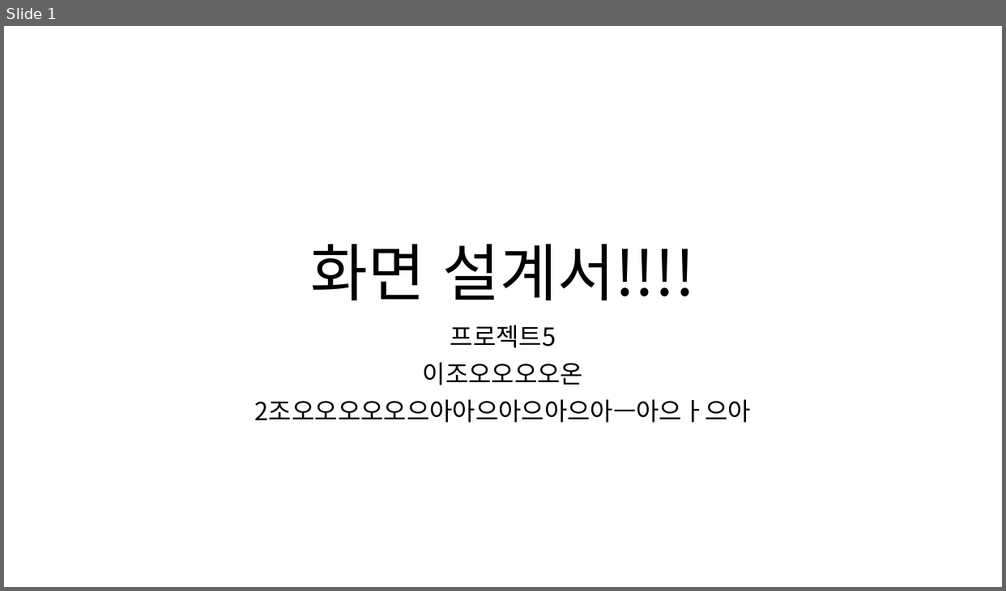
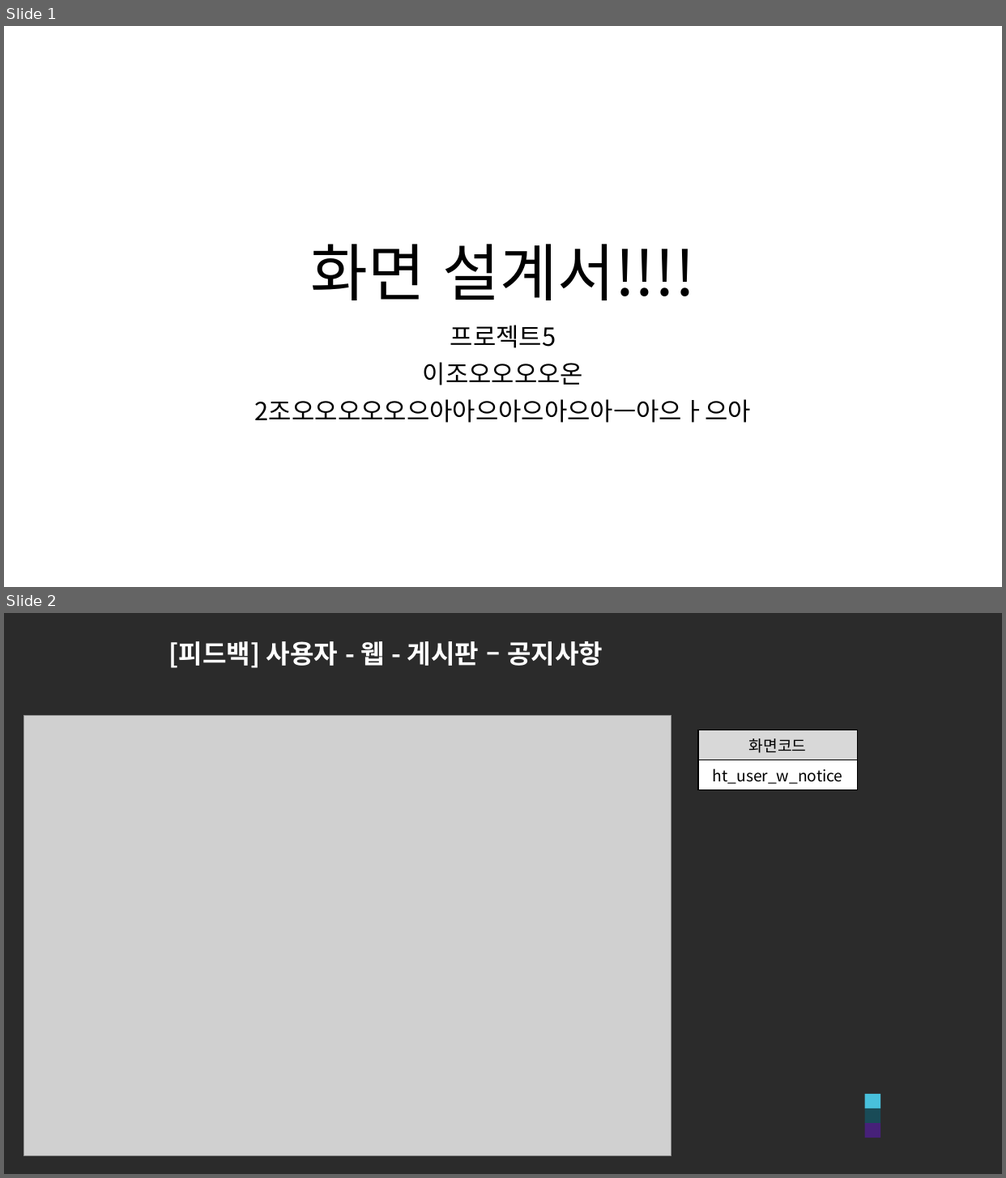
Before and after one commit to ezenteam2/e-Zone, a slide deck: 0 발표용 파워포인트/0501 5차발표/0501 project05 - 파워포인트 - 현태.pptx. Shown one above the other, each under a label of ours: slide 1 before the commit, slides 1 and 2 after it. The pictures are 1006x591 and 1006x1178 pixels, drawn with LibreOffice and Linux fonts; fonts in the diff are those of the drawing; grey boxes stand for pictures; background and template pictures are left out; a plain dark background stands for a picture behind light text. Boxes give left, top, right and bottom in pixels: in the first picture for what was removed or moved away, otherwise in the second. Text is boxed around its words. In the diff, an @@ line names an element or a change of style, - is before the commit and + after.

```diff
--- a/0 발표용 파워포인트/0501 5차발표/0501 project05 - 파워포인트 - 현태.pptx
+++ b/0 발표용 파워포인트/0501 5차발표/0501 project05 - 파워포인트 - 현태.pptx
@@ slide 2 added at (4,613,1002,1174), background picture (left out) @@
@@ title added at (169,641,603,668), 25 pt, text #FFFFFF, bold @@
+[피드백] 사용자 - 웹 - 게시판 – 공지사항
@@ picture added at (24,716,671,1156) @@
@@ table added at (698,730,858,787), 2 rows, 1 columns @@
+화면코드
+ht_user_w_notice
@@ rectangle added at (865,1094,880,1110), fill #48C0DC @@
@@ rectangle added at (865,1109,880,1123), fill #194B57 @@
@@ rectangle added at (865,1123,880,1139), fill #472179 @@
```
Also in this commit, not shown: 1 other slide added, 1 other file.
